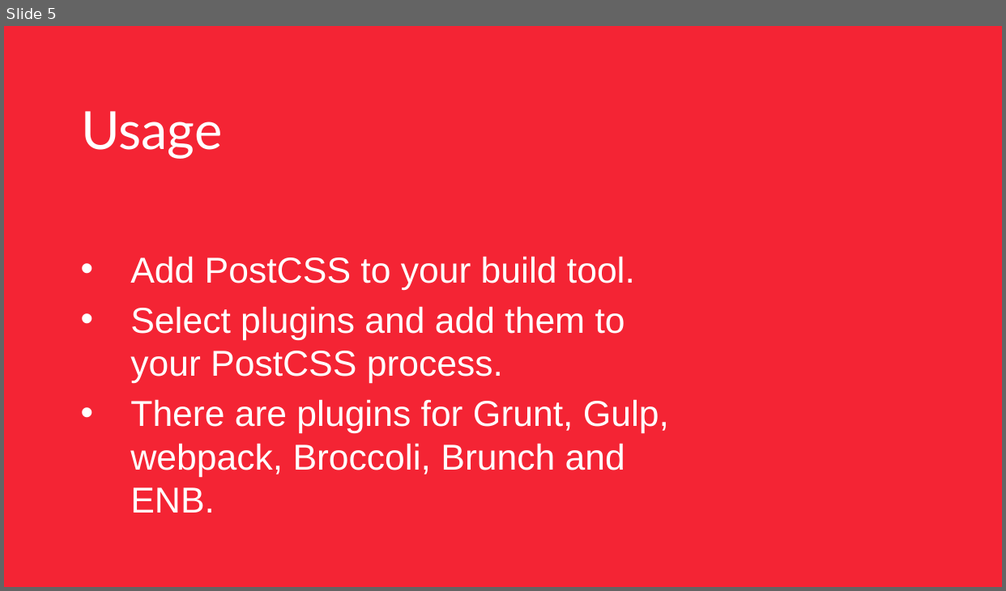
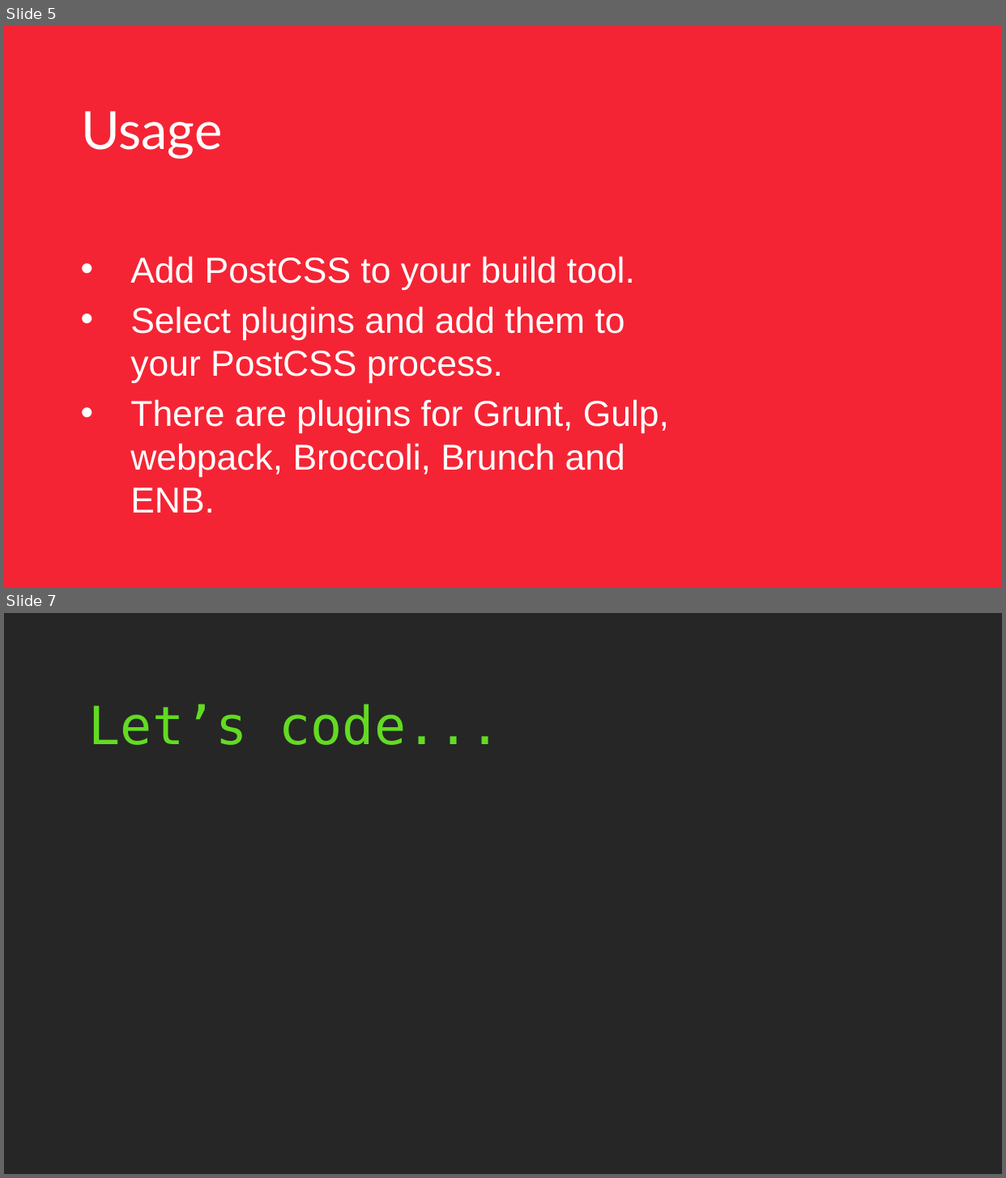
Before and after one commit to mihaeltomic/postcss-presentation, a slide deck: PostCSS.pptx. Shown one above the other, each under a label of ours: slide 5 before the commit, slides 5 and 7 after it; the slides between them are not shown. The pictures are 1006x591 and 1006x1178 pixels, drawn with LibreOffice and Linux fonts; fonts in the diff are those of the drawing; background and template pictures are left out. Boxes give left, top, right and bottom in pixels: in the first picture for what was removed or moved away, otherwise in the second. Text is boxed around its words. In the diff, an @@ line names an element or a change of style, - is before the commit and + after.

```diff
--- a/PostCSS.pptx
+++ b/PostCSS.pptx
@@ slide 7 added at box(4, 613, 1002, 1174), background #FFFFFF @@
@@ rectangle added at box(4, 613, 1002, 1174), fill #262626 @@
@@ title added at box(89, 704, 501, 745), 38 pt, text #63DB22 @@
+Let’s code...
```
Also in this commit, not shown: 2 slides changed, 1 other slide added, 1 slide removed.
